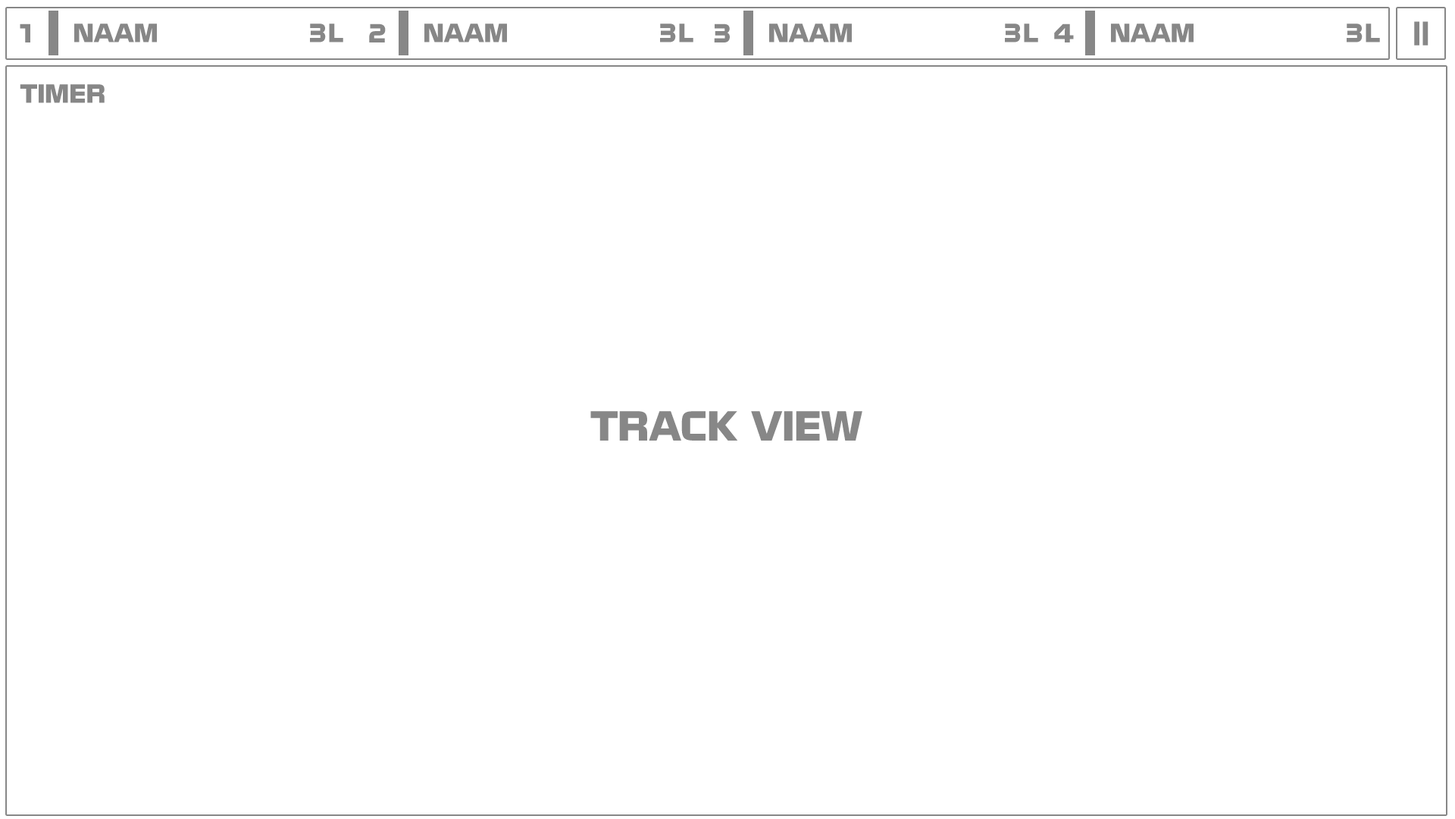
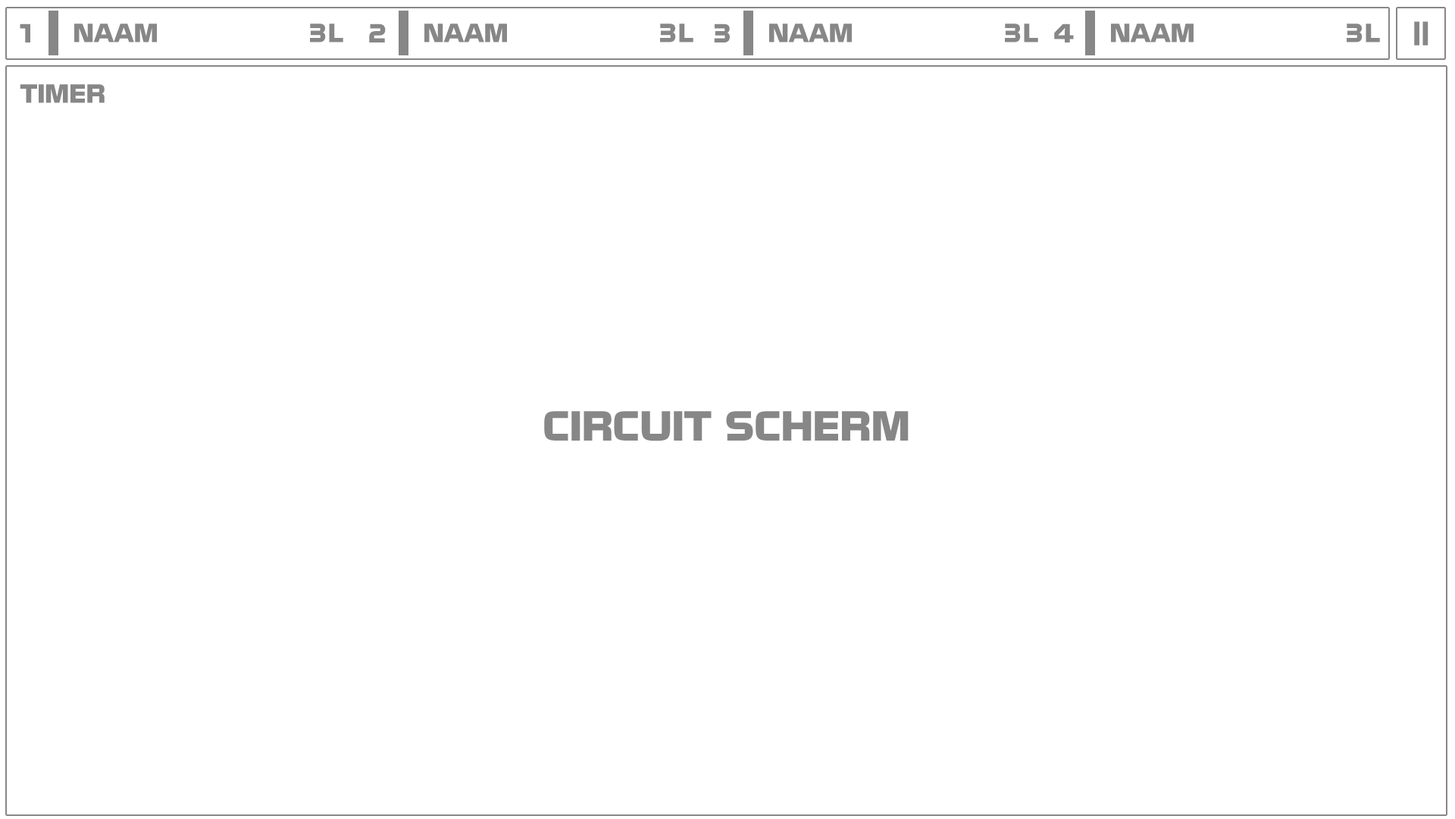
Layers edited between the first and the second 1455 × 819 image:
renamed "TRACK VIEW" to "CIRCUIT SCHERM", painted on it over [544, 410, 909, 442]
